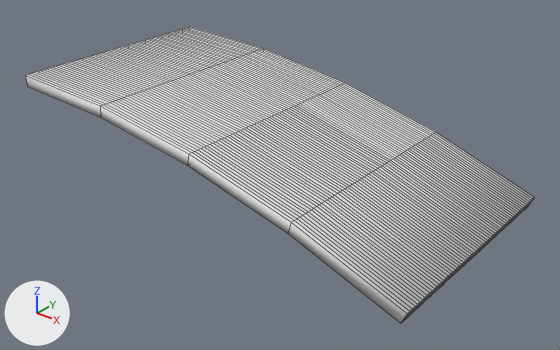
Before and after pictures for a commit that changed the FBX model Assets/Meshes/Notes/LongNote/LongNote00.fbx.
One viewpoint serves both versions: a 50 mm lens placed at (0.565, -0.459, 1.202), pointed at (0.202, -0.006, 0.921). Arrows for +X, +Y and +Z are at lower left; the lights stay in place. Mesh edges are drawn as thin lines.

The older version as bpy lines, for what is in view:
```python
me_cylinder_032 = bpy.data.meshes.new('Cylinder.032')
me_cylinder_032.from_pydata(...)  # 640 vertices, 638 faces; spans x 0.0..0.379, y -0.1..0.1, z 0.905..0.99
me_cylinder_032.materials.append(mat_mat_tmp0)  # white #e7e7e7
ob_longnote00 = bpy.data.objects.new('LongNote00', me_cylinder_032)
ob_longnote00.location = (0.0, 0.0, 0.0)
```
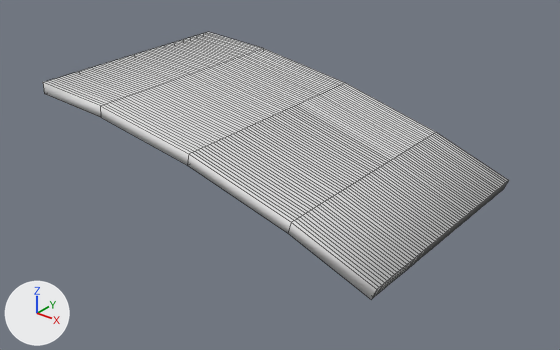
The change, as a list of edits to the scene's bpy script:
```text
Change me_cylinder_032:
    where me_cylinder_032.from_pydata(...)  # 640 vertices, 638 faces; spans x 0.0..0.379, y -0.1..0.1, z 0.905..0.99
    used by ob_longnote00; location = (0.0, 0.0, 0.0)
    me_cylinder_032 part 1: all 128 vertices in x 0.0, y -0.1..0.1, z 0.98..0.99 are moved by (0.024, 0.0, -0.001)
    me_cylinder_032 part 2: all 128 vertices in x 0.375..0.379, y -0.1..0.1, z 0.905..0.915 are moved by (-0.023, 0.0, 0.008)
```

Pixel boxes (x1, y1, x2, y2) of what changed, in the pictures (560 x 350 px; the box of a moved part takes in the faces that stretch with it):
'LongNote00', reshaped (8% narrower, 10% shorter)
    before: (25, 27, 534, 323)
    after: (43, 32, 509, 299)
part 1 of me_cylinder_032, moved or reshaped
    before: (25, 27, 262, 117)
    after: (43, 32, 262, 117)
part 2 of me_cylinder_032, moved or reshaped
    before: (288, 132, 534, 323)
    after: (288, 132, 509, 299)
